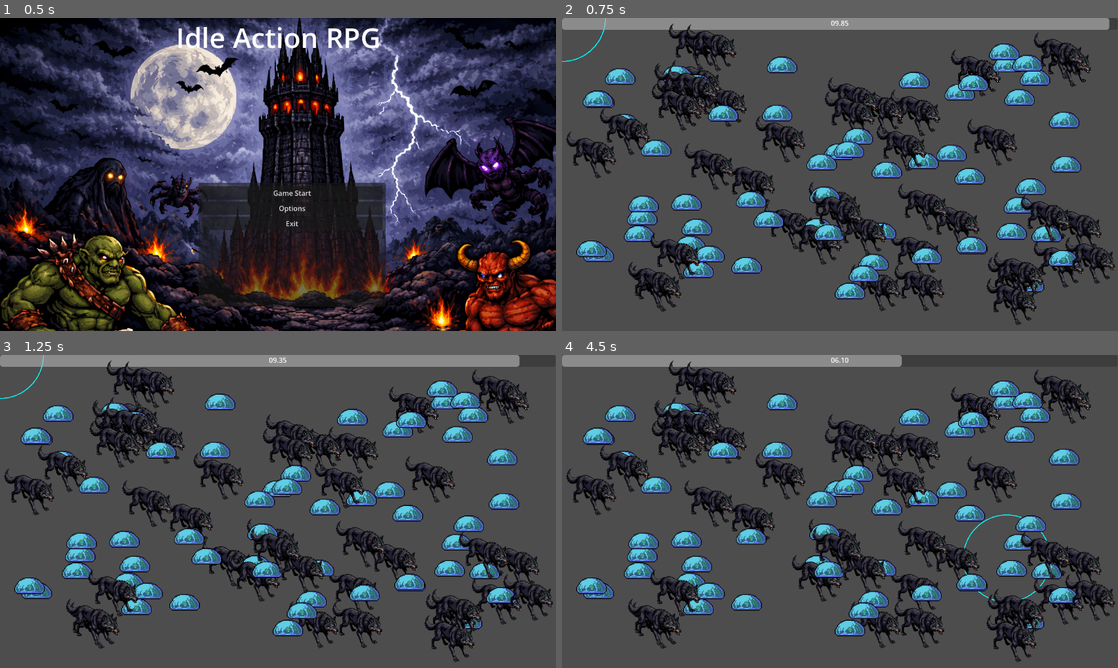
Above: before the commit, frames 1-4 (two rows, left to right).
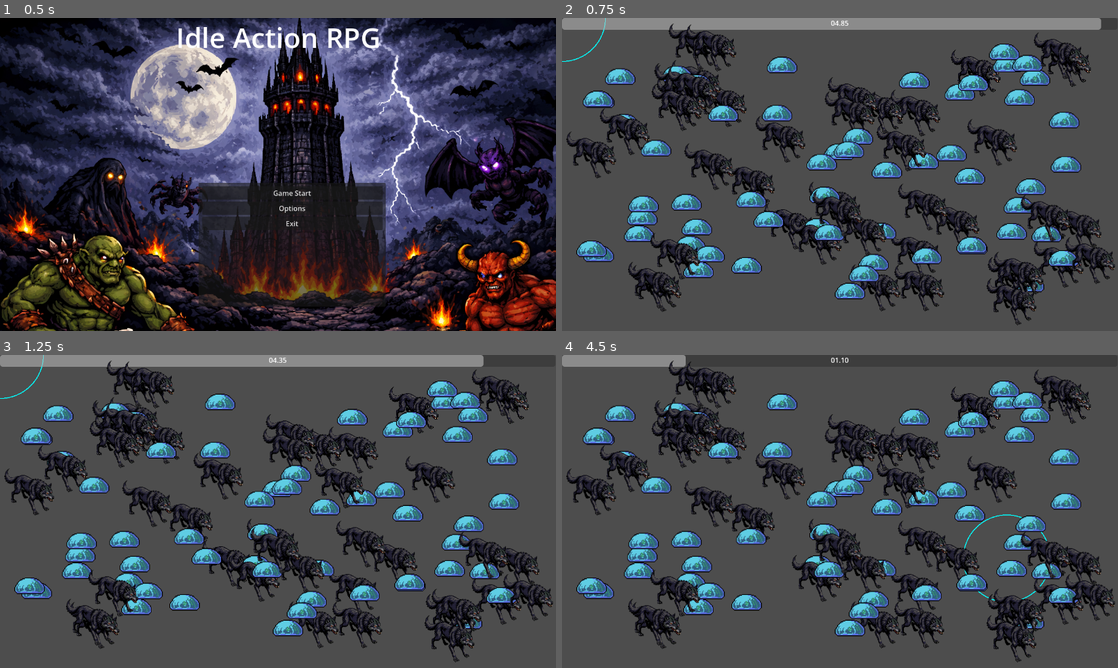
Above: after the commit, the same moments.

Repository: Chopstick83/godot_idle_arpg
Game: Godot game, scene res://mainmenu.tscn
The game is run twice, just before and just after one commit, with the same random seed, the same clock (stepped at 60 frames per second) and the same inputs.
Inputs (mouse positions are in pixels of both pictures, inside the frame that each line leads up to):
- Up to frame 1 (0.5 s): no input
- Up to frame 2 (0.75 s): click "Game Start" at 0.5 s
- Up to frame 3 (1.25 s): no input
- Up to frame 4 (4.5 s): move the mouse to (962, 495) at 1.27 s; move the mouse to (728, 527) at 2.02 s; move the mouse to (895, 442) at 2.77 s; move the mouse to (812, 574) at 3.52 s; move the mouse to (1006, 558) at 4.27 s

Frame 1 is identical in both runs. In frame 2, less than 0.1% of the frame differs, in the area x 49-99%, y 0-4%; in frame 3, 0.3%; in frame 4, 1.5%, in the area x 22-62%, y 0-4%.

Commit message:
feat: 스테이지 종료 팝업 구현

Diff:
--- a/main.gd
+++ b/main.gd
@@ -8,6 +8,9 @@
 @onready var stage_timer: Timer = $StageTimer
 @onready var stage_timer_progress_bar: ProgressBar = $StageTimerProgressBar
 @onready var stage_time_left: Label = $StageTimerProgressBar/StageTimeLeft
+
+@onready var result_panel: Panel = $ResultPanel
+@onready var exp_label: Label = $ResultPanel/ExpLabel
 
 var slime_resource = preload("res://Enemy/slime.tscn")
 var wolf_resource = preload("res://Enemy/wolf.tscn")
@@ -27,7 +30,8 @@
 
 # Debug
 func _draw() -> void:
-	draw_circle(current_mouse_pos, mouse_radius, Color.AQUA, false, 2)
+	if stage_timer.time_left > 0:
+		draw_circle(current_mouse_pos, mouse_radius, Color.AQUA, false, 2)
 
 func _process(delta: float) -> void:
 	stage_timer_progress_bar.value = stage_timer.time_left
@@ -47,9 +51,10 @@
 		enemy_instance.position = Vector2(randf_range(64, viewport_size.x - 64), randf_range(64, viewport_size.y - 64))
 		enemy_instance.died.connect(get_exp)
 		add_child(enemy_instance)
+		enemy_instance.add_to_group("spawned_enemies")
 
 	# Stage Timer
-	var wait_time = 10.0
+	var wait_time = 5.0
 	stage_timer_progress_bar.max_value = wait_time
 	stage_timer_progress_bar.value = wait_time
 	stage_timer.start(wait_time)
@@ -93,10 +98,17 @@
 	if not enemies_in_area.has(area):
 		enemies_in_area.append(area)
 
-
 func _on_area_2d_area_exited(area: Area2D) -> void:
 	if enemies_in_area.has(area):
 		enemies_in_area.erase(area)
 
 func _on_stage_timer_timeout() -> void:
-	print("Stage End")
+	get_tree().call_group("spawned_enemies", "queue_free")
+	exp_label.text = "Earned Exp: %.0f" % player_exp
+	result_panel.show()
+
+func _on_battle_again_button_pressed() -> void:
+	get_tree().reload_current_scene()
+
+func _on_return_to_base_button_pressed() -> void:
+	get_tree().change_scene_to_file("res://mainmenu.tscn")
--- a/main.tscn
+++ b/main.tscn
@@ -33,6 +33,38 @@
 grow_horizontal = 2
 text = "0123"
 
+[node name="ResultPanel" type="Panel" parent="." unique_id=1517054293]
+visible = false
+z_index = 1
+offset_left = 152.0
+offset_top = 105.0
+offset_right = 1180.0
+offset_bottom = 668.0
+
+[node name="ExpLabel" type="Label" parent="ResultPanel" unique_id=1886291372]
+layout_mode = 0
+offset_left = 405.0
+offset_top = 180.0
+offset_right = 445.0
+offset_bottom = 203.0
+text = "Earned Exp: 000"
+
+[node name="BattleAgainButton" type="Button" parent="ResultPanel" unique_id=2088906899]
+layout_mode = 0
+offset_left = 404.0
+offset_top = 295.0
+offset_right = 632.0
+offset_bottom = 357.0
+text = "Battle Again"
+
+[node name="ReturnToBaseButton" type="Button" parent="ResultPanel" unique_id=292375110]
+layout_mode = 0
+offset_left = 406.0
+offset_top = 399.0
+offset_right = 634.0
+offset_bottom = 461.0
+text = "Return To Base"
+
 [node name="AttackTimer" type="Timer" parent="." unique_id=869664556]
 wait_time = 0.5
 autostart = true
@@ -53,5 +85,7 @@
 
 [connection signal="area_entered" from="Area2D" to="." method="_on_area_2d_area_entered"]
 [connection signal="area_exited" from="Area2D" to="." method="_on_area_2d_area_exited"]
+[connection signal="pressed" from="ResultPanel/BattleAgainButton" to="." method="_on_battle_again_button_pressed"]
+[connection signal="pressed" from="ResultPanel/ReturnToBaseButton" to="." method="_on_return_to_base_button_pressed"]
 [connection signal="timeout" from="AttackTimer" to="." method="_on_attack_timer_timeout"]
 [connection signal="timeout" from="StageTimer" to="." method="_on_stage_timer_timeout"]
